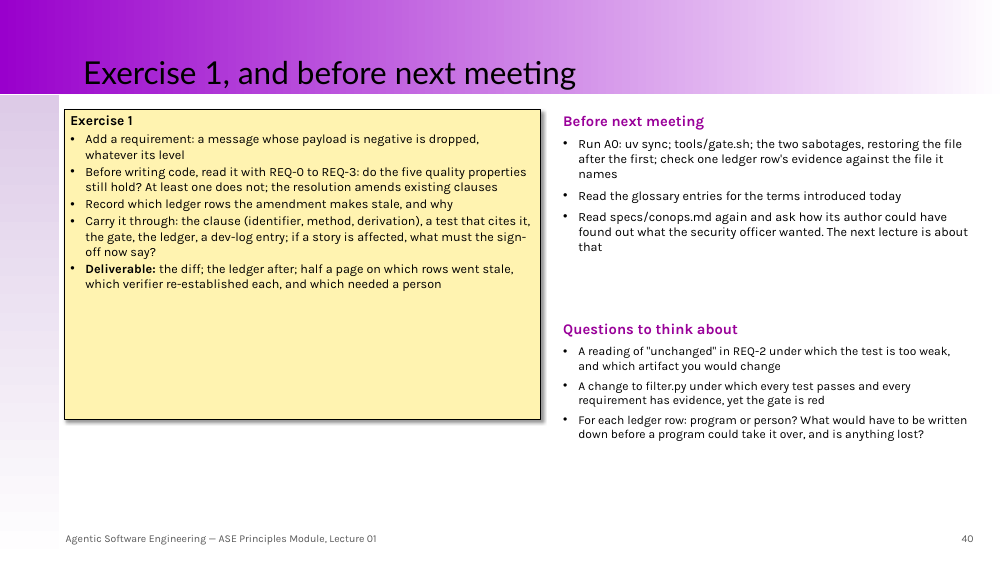
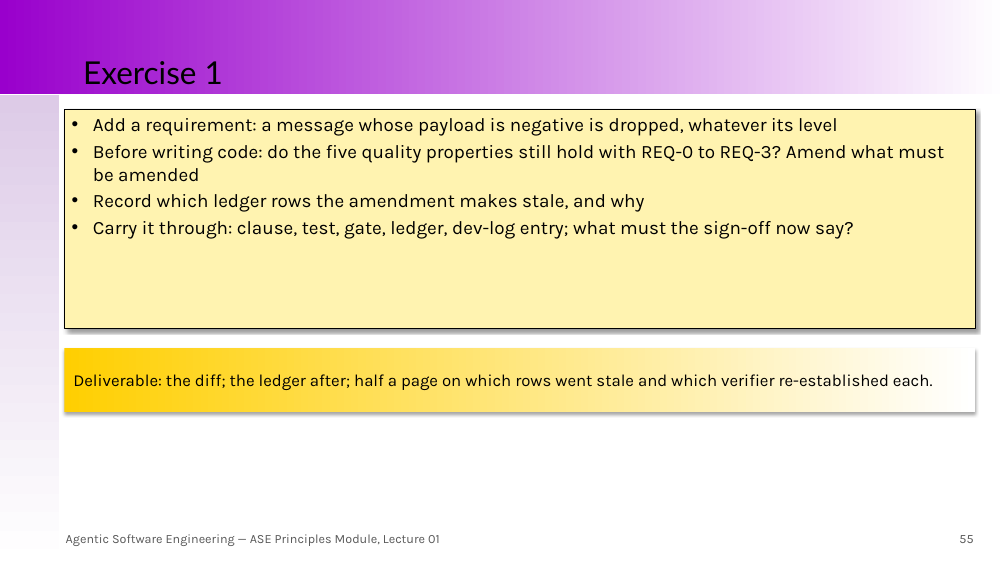
Before and after one commit to santoslab/agentic-software-engineering-public, a slide deck: slide 55 of module-ase-principles/slides/lecture-01-intent-specifications-realizations-and-judgments.pptx (slide 40 before the commit). Drawn at 1008x567 pixels with LibreOffice and Linux fonts; fonts in the diff are those of the drawing. Boxes give left, top, right and bottom in pixels: in the first picture for what was removed or moved away, otherwise in the second. Text is boxed around its words. In the diff, an @@ line names an element or a change of style, - is before the commit and + after.

```diff
--- a/module-ase-principles/slides/lecture-01-intent-specifications-realizations-and-judgments.pptx
+++ b/module-ase-principles/slides/lecture-01-intent-specifications-realizations-and-judgments.pptx
@@ title at (83, 61, 223, 85): text changed @@
-Exercise 1, and before next meeting
+Exercise 1
@@ rectangle "Add a requirement: a message ...": place and size @@
-rectangle "Add a requirement: a message ..." at (64, 110, 541, 420)
+rectangle "Add a requirement: a message ..." at (64, 110, 975, 329)
@@ text in rectangle at (70, 115, 133, 126): paragraph removed @@
-Exercise 1
@@ text in rectangle at (93, 118, 837, 212): size 12 to 18 pt in "Add a requirement: a message whose payload ...", "Record which ledger rows the amendment makes ..."; indent changed; more space between paragraphs @@
@@ text removed at (563, 115, 968, 251) @@
-Before next meeting
-• Run A0: uv sync; tools/gate.sh; the two sabotages, restoring the file after the first; check one ledger row's evidence against the file it names
-• Read the glossary entries for the terms introduced today
-• Read specs/conops.md again and ask how its author could have found out what the security officer wanted. The next lecture is about that
@@ text in rectangle at (93, 145, 944, 182): text changed; size 12 to 18 pt @@
-• Before writing code, read it with REQ-0 to REQ-3: do the five quality properties still hold? At least one does not; the resolution amends existing clauses
+• Before writing code: do the five quality properties still hold with REQ-0 to REQ-3? Amend what must be amended
@@ text in rectangle at (93, 221, 854, 239): text changed; size 12 to 18 pt @@
-• Carry it through: the clause (identifier, method, derivation), a test that cites it, the gate, the ledger, a dev-log entry; if a story is affected, what must the sign-off now say?
-• Deliverable: the diff; the ledger after; half a page on which rows went stale, which verifier re-established each, and which needed a person
+• Carry it through: clause, test, gate, ledger, dev-log entry; what must the sign-off now say?
@@ text removed at (563, 323, 967, 441) @@
-Questions to think about
-• A reading of "unchanged" in REQ-2 under which the test is too weak, and which artifact you would change
-• A change to filter.py under which every test passes and every requirement has evidence, yet the gate is red
-• For each ledger row: program or person? What would have to be written down before a program could take it over, and is anything lost?
@@ rectangle added at (64, 348, 975, 412), fill gradient #FFCF01 to #FFFFFF, 16 pt, text #000000 @@
+Deliverable: the diff; the ledger after; half a page on which rows went stale and which verifier re-established each.
@@ text "Agentic Software Engineering — ASE ..." at (66, 534, 440, 546): size 10 to 12 pt @@
@@ text added at (959, 535, 973, 543), 12 pt, text #595959 @@
+55
@@ text removed at (962, 535, 974, 542) @@
-40
```
Also in this commit, not shown: 38 other slides changed, 16 slides added, 1 other file.
